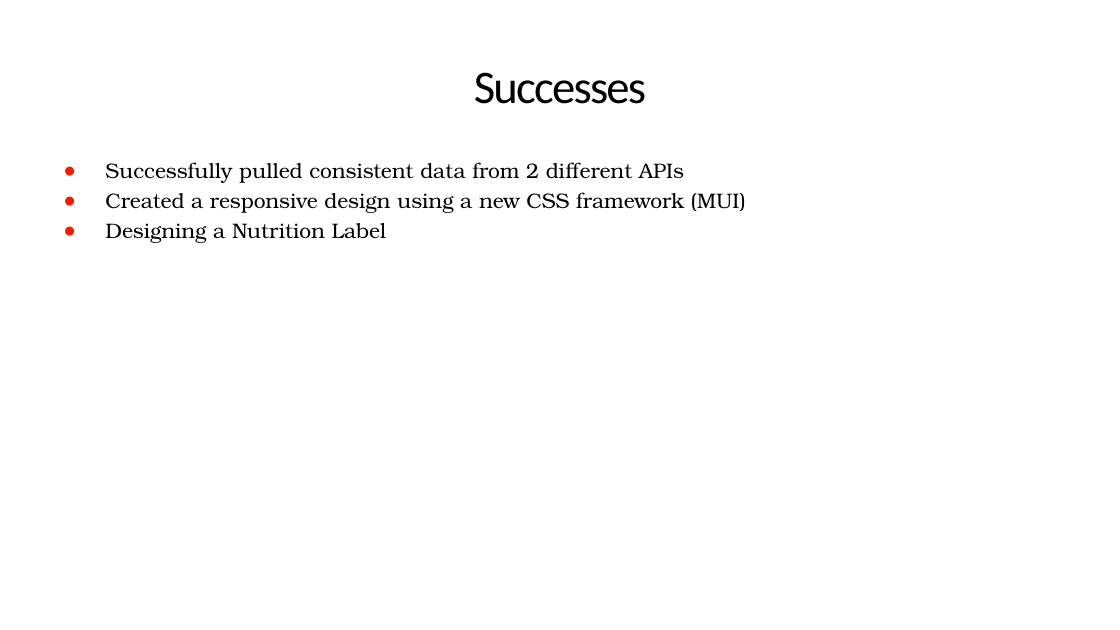
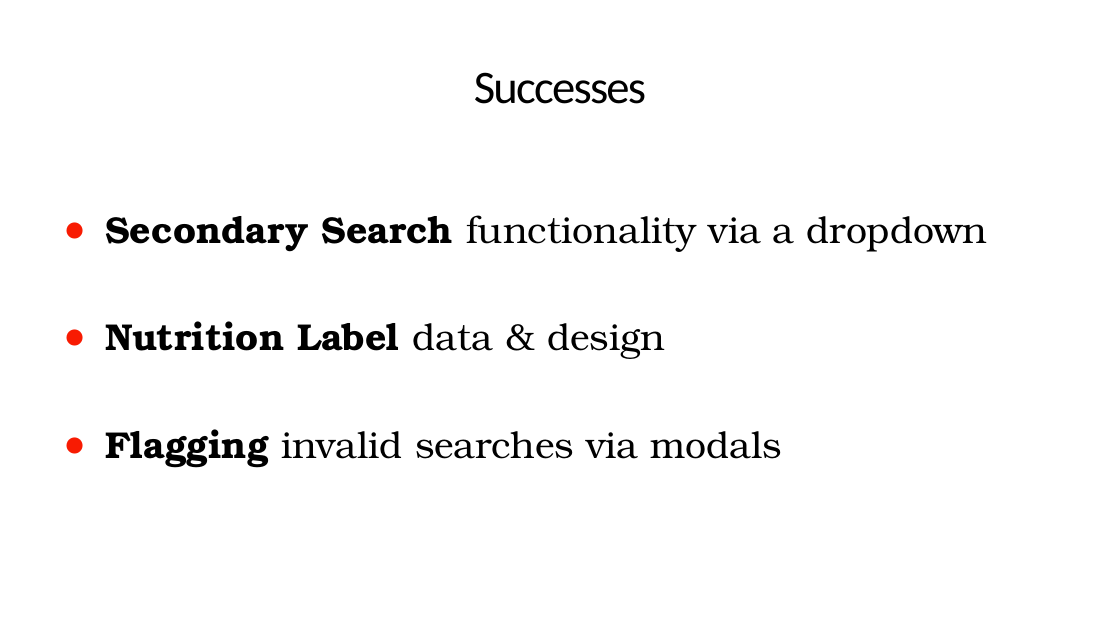
Before and after one commit to KatieThompson704/play-with-your-food, a slide deck: slide 6 of find-my-fruit_project1_HunterKatie.pptx. Drawn at 1120x630 pixels with LibreOffice and Linux fonts; fonts in the diff are those of the drawing. Boxes give left, top, right and bottom in pixels: in the first picture for what was removed or moved away, otherwise in the second. Text is boxed around its words. In the diff, an @@ line names an element or a change of style, - is before the commit and + after.

Commit message:
finalized challenge, success, and future slides

```diff
--- a/find-my-fruit_project1_HunterKatie.pptx
+++ b/find-my-fruit_project1_HunterKatie.pptx
@@ text at <box>105,215,988,468</box>: text changed; size 13.5 to 24 pt @@
-● Successfully pulled consistent data from 2 different APIs
-● Created a responsive design using a new CSS framework (MUI)
-● Designing a Nutrition Label
+● Secondary Search functionality via a dropdown
+● Nutrition Label data & design
+● Flagging invalid searches via modals
```
Also in this commit, not shown: 2 other slides changed.
